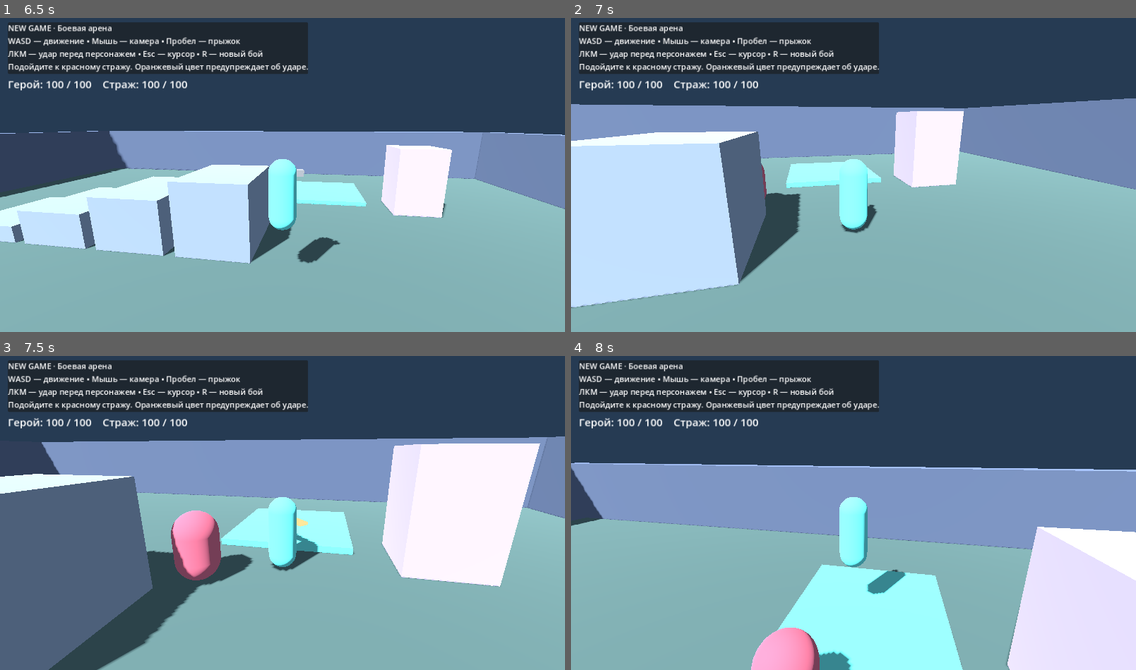
Above: before the commit, frames 1-4 (two rows, left to right).
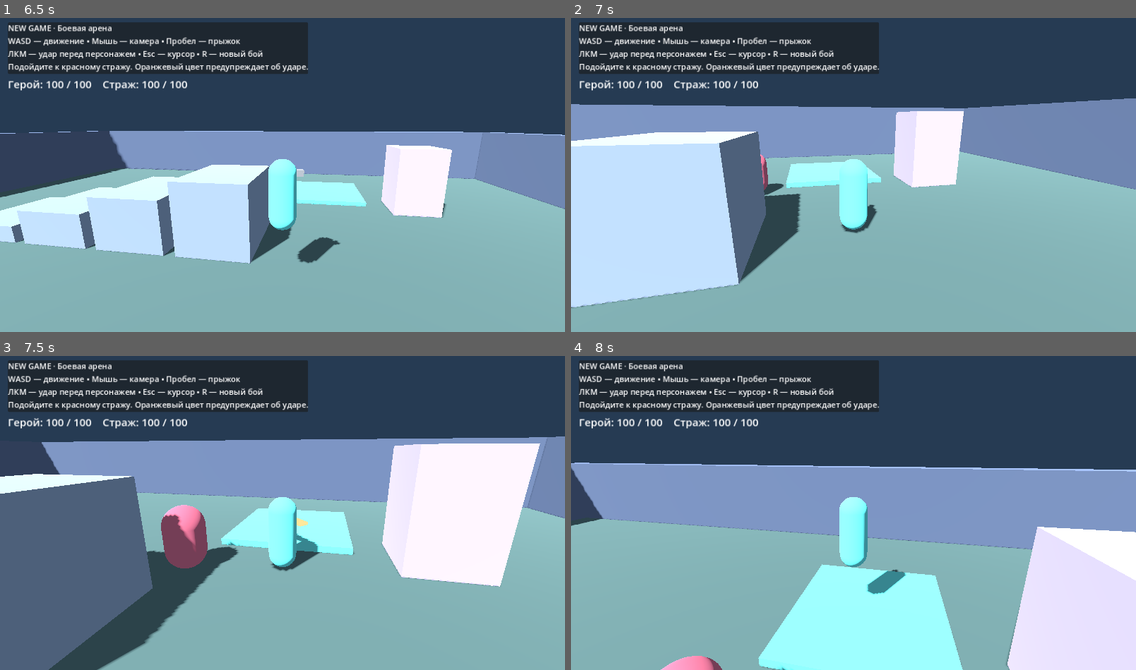
Above: after the commit, the same moments.

Repository: Yola1147/New-game
Game: Godot game, scene res://scenes/main.tscn
The game is run twice, just before and just after one commit, with the same random seed, the same clock (stepped at 60 frames per second) and the same inputs.
Inputs (mouse positions are in pixels of both pictures, inside the frame that each line leads up to):
- Up to frame 1 (6.5 s): move the mouse to (310, 171) at 0.52 s; hold W (move_forward) 0.53-5.78 s; click (310, 171) at 0.6 s; tap Space (jump) at 0.77, 1.52, 3.02, 3.77, 4.52, 6.02 s; move the mouse to (254, 175) at 1.27 s; click (254, 175) at 1.35 s; move the mouse to (293, 168) at 2.02 s; click (293, 168) at 2.1 s; move the mouse to (276, 178) at 2.77 s; click (276, 178) at 2.85 s; move the mouse to (322, 178) at 3.52 s; click (322, 178) at 3.6 s; tap R (reset) at 4.15 s; move the mouse to (237, 168) at 4.27 s; click (237, 168) at 4.35 s; move the mouse to (288, 171) at 5.02 s; click (288, 171) at 5.1 s; move the mouse to (259, 165) at 5.77 s; hold D (move_right) from 5.78 s (still down); click (259, 165) at 5.85 s
- Up to frame 2 (7 s): move the mouse to (881, 171) at 6.52 s; release D (move_right) at 6.53 s; hold W (move_forward) from 6.53 s (still down); click (881, 171) at 6.6 s; tap Space (jump) at 6.77 s
- Up to frame 3 (7.5 s): keep holding W (move_forward); move the mouse to (254, 513) at 7.27 s; click (254, 513) at 7.35 s
- Up to frame 4 (8 s): keep holding W (move_forward); tap Space (jump) at 7.52 s

Frame 1 is identical in both runs. In frame 2, 0.2% of the frame differs, in the area x 33-38%, y 43-58%; in frame 3, 2.4%, in the area x 28-45%, y 47-74%; in frame 4, 1.9%.

Commit message:
Add ground-level enemy pathfinding around arena obstacles

Diff:
--- a/scripts/enemy.gd
+++ b/scripts/enemy.gd
@@ -9,6 +9,53 @@
 var attack_direction := Vector3.FORWARD
 var material: StandardMaterial3D
 var home := Vector3(0, 1, -10)
+var navigation := AStarGrid2D.new()
+var navigation_ready := false
+var route := PackedVector3Array()
+var repath_time := 0.0
+
+# Prototype: ground-level navigation for the current static arena only.
+func build_navigation() -> void:
+	navigation.region = Rect2i(-30, -30, 61, 61)
+	navigation.cell_size = Vector2(0.5, 0.5)
+	navigation.diagonal_mode = AStarGrid2D.DIAGONAL_MODE_ONLY_IF_NO_OBSTACLES
+	navigation.update()
+	var shape := BoxShape3D.new()
+	shape.size = Vector3(1.2, 1.6, 1.2)
+	var query := PhysicsShapeQueryParameters3D.new()
+	query.shape = shape
+	query.collision_mask = 1
+	for x in range(-30, 31):
+		for z in range(-30, 31):
+			query.transform = Transform3D(Basis.IDENTITY, Vector3(x * 0.5, 0.9, z * 0.5))
+			navigation.set_point_solid(Vector2i(x, z), not get_world_3d().direct_space_state.intersect_shape(query, 1).is_empty())
+	navigation_ready = true
+
+func pursuit_direction(delta: float) -> Vector3:
+	if not navigation_ready:
+		build_navigation()
+	repath_time -= delta
+	if repath_time <= 0:
+		repath_time = 0.4
+		route.clear()
+		var start := Vector2i(roundi(global_position.x * 2), roundi(global_position.z * 2))
+		var goal := Vector2i(roundi(target.global_position.x * 2), roundi(target.global_position.z * 2))
+		if absf(target.global_position.y) < 0.7 and navigation.is_in_boundsv(start) and navigation.is_in_boundsv(goal):
+			if not navigation.is_point_solid(start) and not navigation.is_point_solid(goal):
+				for point in navigation.get_point_path(start, goal):
+					route.append(Vector3(point.x, 0, point.y))
+				if not route.is_empty():
+					route.remove_at(0)
+	while not route.is_empty():
+		var offset := route[0] - Vector3(global_position.x, 0, global_position.z)
+		if offset.length() > 0.15:
+			return offset.normalized()
+		route.remove_at(0)
+	return Vector3.ZERO
+
+func clear_pursuit() -> void:
+	route.clear()
+	repath_time = 0
 
 func _ready() -> void:
 	add_to_group("enemies")
@@ -54,9 +101,13 @@
 			windup = 0.65
 			attack_direction = offset.normalized()
 		elif offset.length() < 11 and offset.length() > 1.5:
-			var direction := Vector3(offset.x, 0, offset.z).normalized()
+			var direction := pursuit_direction(delta)
 			velocity.x = direction.x * 2.8
 			velocity.z = direction.z * 2.8
+		else:
+			clear_pursuit()
+	else:
+		clear_pursuit()
 	material.albedo_color = Color("ffbe62") if windup > 0 else Color("ca6478")
 	move_and_slide()
 	if position.y < -12:
@@ -67,12 +118,14 @@
 		return
 	health = maxi(0, health - amount)
 	if health == 0:
+		clear_pursuit()
 		windup = 0
 		velocity = Vector3.ZERO
 		visible = false
 	health_changed.emit()
 
 func reset_combat() -> void:
+	clear_pursuit()
 	health = MAX_HEALTH
 	windup = 0
 	cooldown = 0
--- /dev/null
+++ b/tests/navigation.gd
@@ -0,0 +1,68 @@
+extends SceneTree
+
+var failures := 0
+
+func _initialize() -> void:
+	call_deferred("run")
+
+func check(condition: bool, message: String) -> void:
+	if not condition:
+		failures += 1
+		push_error(message)
+
+func frames(count: int) -> void:
+	for i in range(count):
+		await physics_frame
+
+func run() -> void:
+	var arena = load("res://scenes/main.tscn").instantiate()
+	root.add_child(arena)
+	arena.player.input_enabled = false
+	await frames(90)
+	# Approach both sides of each column, keeping the target inside detection range.
+	for center in [Vector3(8, 0, -8), Vector3(8, 0, 3), Vector3(-10, 0, 5)]:
+		for axis in [Vector3.RIGHT, Vector3.FORWARD]:
+			for side in [-1, 1]:
+				arena.restart_battle()
+				arena.player.position = center + axis * 4 * side
+				arena.enemy.position = center - axis * 4 * side
+				if center.z == -8 and axis == Vector3.RIGHT:
+					arena.player.position.x = 1.0 if side == -1 else 11.5
+					arena.enemy.position.x = 11.5 if side == -1 else 1.0
+				await frames(420)
+				check(arena.enemy.position.distance_to(arena.player.position) < 2.1, "Enemy must navigate around column from each side")
+	arena.restart_battle()
+	arena.player.position = Vector3(0, 0, 8)
+	arena.enemy.position = Vector3(0, 0, 0)
+	arena.block(Vector3(0, 1, 4), Vector3(4, 2, 0.3), Color.WHITE)
+	var wall = arena.get_child(arena.get_child_count() - 1)
+	await frames(2)
+	arena.enemy.navigation_ready = false
+	await frames(420)
+	check(arena.enemy.position.distance_to(arena.player.position) < 2.1, "Enemy must detour around a wall")
+	wall.queue_free()
+	await frames(2)
+	# An enclosed target must leave the enemy still rather than oscillating.
+	arena.restart_battle()
+	arena.player.position = Vector3(0, 0, 5)
+	arena.enemy.position = Vector3(0, 0, -1)
+	for at in [Vector3(-1.5, 1, 5), Vector3(1.5, 1, 5)]:
+		arena.block(at, Vector3(0.3, 2, 3.3), Color.WHITE)
+	for at in [Vector3(0, 1, 3.5), Vector3(0, 1, 6.5)]:
+		arena.block(at, Vector3(3.3, 2, 0.3), Color.WHITE)
+	await frames(2)
+	arena.enemy.navigation_ready = false
+	arena.enemy.clear_pursuit()
+	await frames(60)
+	var stopped: Vector3 = arena.enemy.position
+	await frames(120)
+	check(arena.enemy.position.distance_to(stopped) < 0.05, "Unreachable target must not cause jitter")
+	arena.player.position = Vector3(5, 0, -1)
+	await frames(150)
+	check(arena.enemy.position.distance_to(arena.player.position) < 2.1, "Enemy must resume pursuit when target becomes reachable")
+	arena.enemy.take_damage(100)
+	check(arena.enemy.route.is_empty(), "Death must clear pursuit")
+	arena.restart_battle()
+	check(arena.enemy.route.is_empty() and arena.enemy.repath_time == 0, "Restart must clear pursuit")
+	print("NAVIGATION RESULT: ", failures, " failures")
+	quit(1 if failures else 0)
Not shown, added: tests/navigation.gd.uid
Not shown, changed: ROADMAP.md
Not shown, changed: Run.ps1
